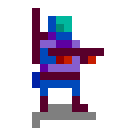
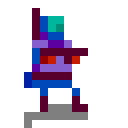
Layered file, before and after one edit (128x128). Changes by layer:
showed group "forward copy 4" (2 layers) over <box>24,16,88,128</box>
showed "shadow" (3rd of 6, in "forward copy 4") over <box>24,112,40,128</box>
showed "forward" (3rd of 7, in "forward copy 4") over <box>24,16,88,88</box>
hid group "forward" (6th of 7) (2 layers) over <box>32,16,104,128</box>
